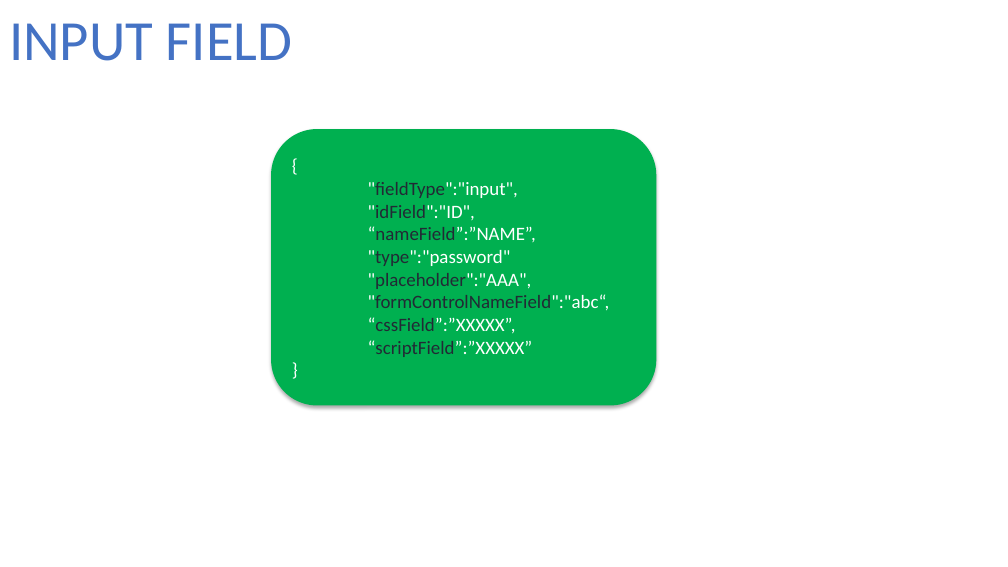
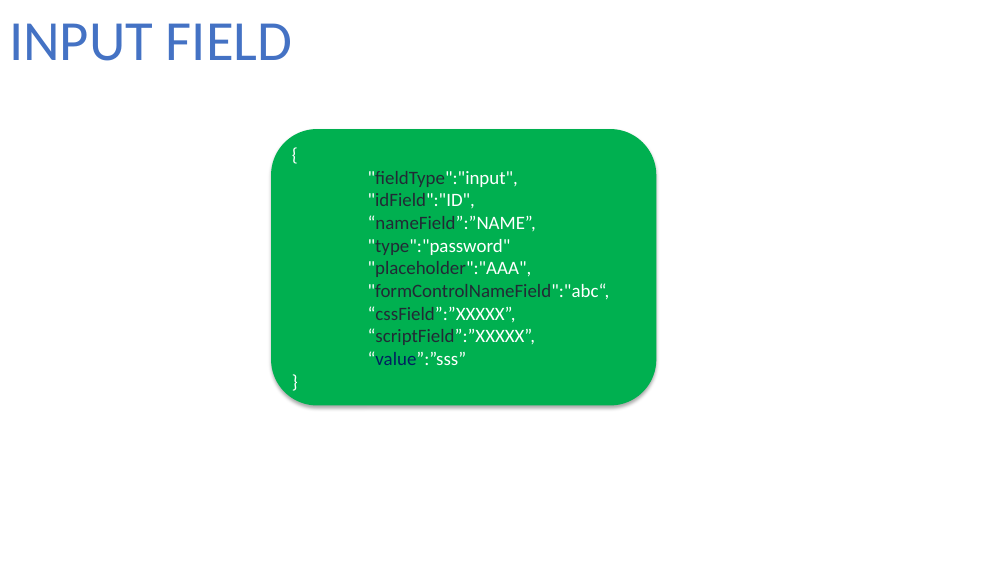
Before and after one commit to fxanhkhoa/Generator_ReactiveForm, a slide deck: slide 2 of Documents/design/JsonForField.pptx. Drawn at 1008x567 pixels with LibreOffice and Linux fonts; fonts in the diff are those of the drawing. Boxes give left, top, right and bottom in pixels: in the first picture for what was removed or moved away, otherwise in the second. Text is boxed around its words. In the diff, an @@ line names an element or a change of style, - is before the commit and + after.

```diff
--- a/Documents/design/JsonForField.pptx
+++ b/Documents/design/JsonForField.pptx
@@ text in rounded rectangle at <box>368,328,536,365</box>: text changed; text colour #222A35 to #FFFFFF @@
-“scriptField”:”XXXXX”
+“scriptField”:”XXXXX”,
+“value”:”sss”
```
Also in this commit, not shown: 4 other slides changed, 9 other files.
